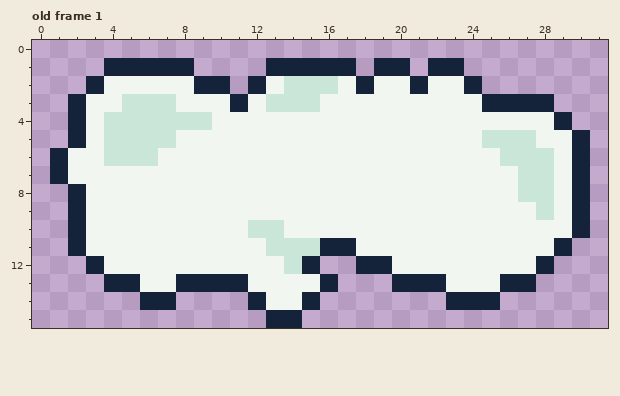
Pixel-art file: transference/environment/Cloud/cloud.aseprite. The picture above was drawn from the file before the commit.
32x16 pixels, 1 frame. Shown: old frame 1. The commit also changed other frames, which this record leaves out.
The result:
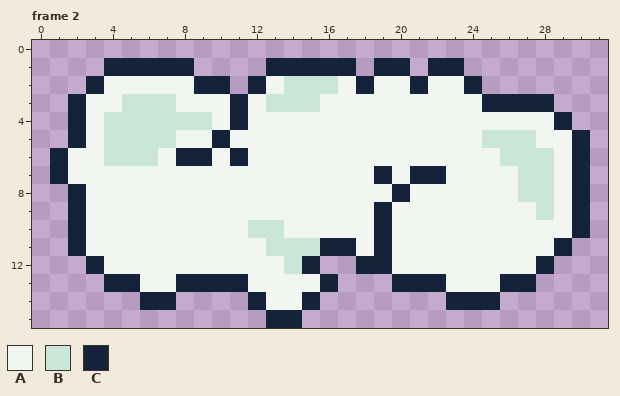
Palette (. is transparent): A #f1f6f0  B #cae6d9  C #14233a
A new or re-ordered frame is compared with the old frame closest to it.
The edit:
frames 1 -> 5
Frame 2 is new; against old frame 1:
y 4: x 11 A -> C
y 5: x 10 A -> C
y 6: x 8..9 AA -> CC; x 11 A -> C
y 7: x 19 A -> C; x 21..22 AA -> CC
y 8: x 20 A -> C
y 9..11: x 19 A -> C
